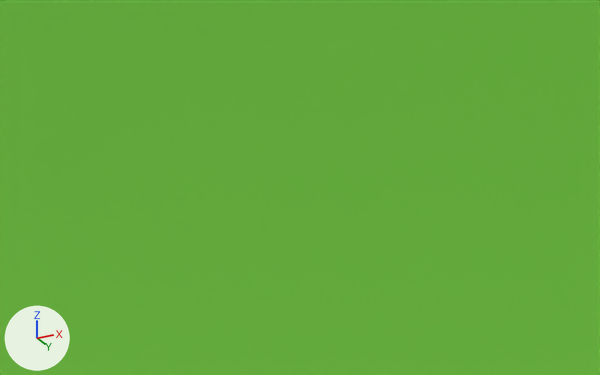
A saved change to the glTF model assets/models/tuft_golf.glb.
Both versions are drawn from a 50 mm camera at (0.0243, -0.0237, -0.0122) aimed at (0.0084, 0.0082, 0.0022). Lighting does not change. The marker at lower left points along +X, +Y and +Z. The picture after the commit comes second.

The first picture shows 'Grass__7ACE46'.
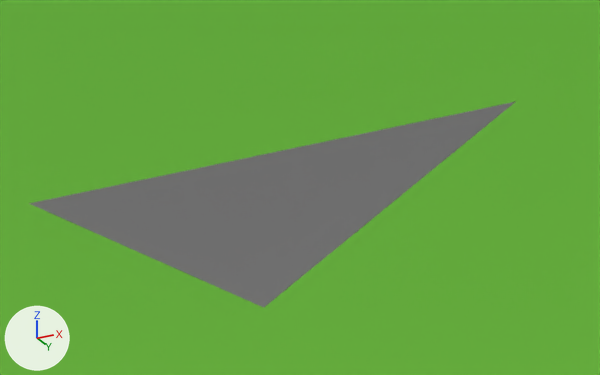
What differs and where, as boxes [x1, y1, x2, y2] in the pictures (600 x 375 px):
'Origin__000000', added
    after: [29, 102, 515, 308]

Patch to the scene script:
```diff
--- a/assets/models/tuft_golf.glb.py
+++ b/assets/models/tuft_golf.glb.py
@@ mat_origin__000000 @@
+mat_origin__000000 = principled_material('Origin__000000')
+mat_origin__000000.base_color = (0.8, 0.8, 0.8)  # white #e7e7e7
+mat_origin__000000.roughness = 0.4
@@ me_origin__000000 @@
+me_origin__000000.from_pydata([(0.0, 0.0, 0.0), (0.02, 0.0, 0.0), (0.0, 0.02, 0.0)], [], [(0, 1, 2)])
+me_origin__000000.materials.append(mat_origin__000000)  # white #e7e7e7
@@ ob_origin__000000 @@
+ob_origin__000000 = bpy.data.objects.new('Origin__000000', me_origin__000000)
+ob_origin__000000.location = (0.0, 0.0, 0.0)
```
